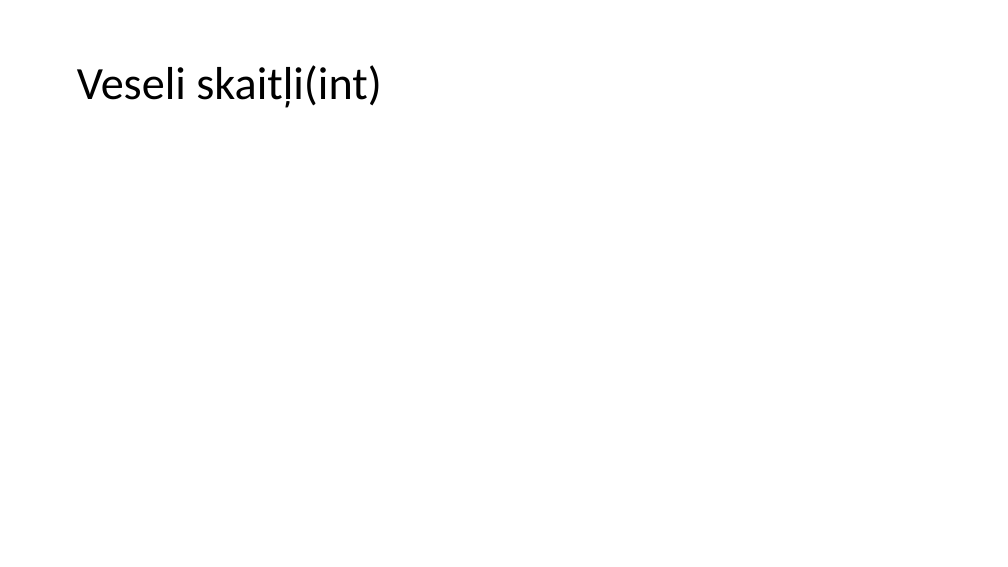
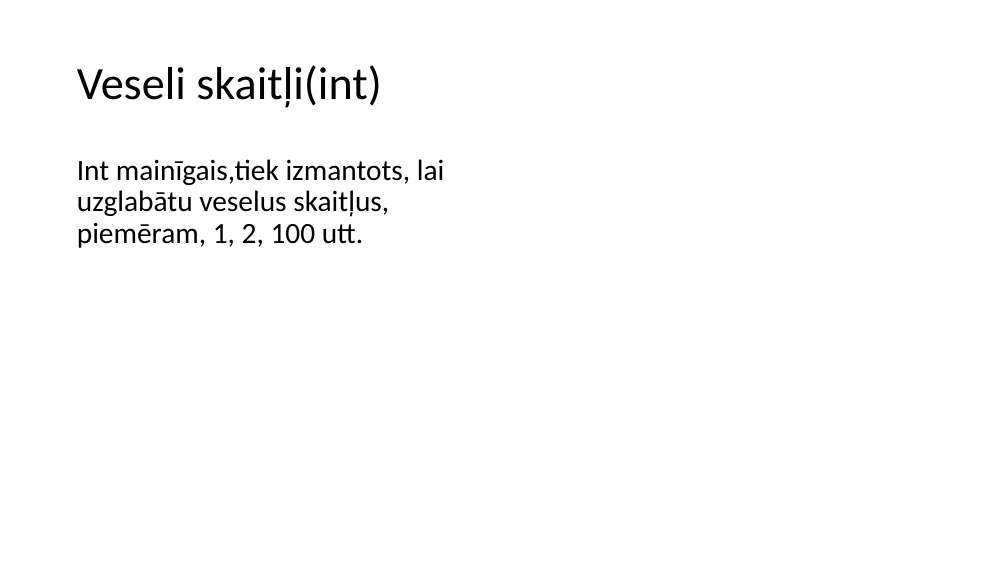
Before and after one commit to TBumerts/Eksamena_Darbs, a slide deck: slide 2 of Bumerts_InformativaisMaterials.pptx. Drawn at 1008x567 pixels with LibreOffice and Linux fonts; fonts in the diff are those of the drawing. Boxes give left, top, right and bottom in pixels: in the first picture for what was removed or moved away, otherwise in the second. Text is boxed around its words. In the diff, an @@ line names an element or a change of style, - is before the commit and + after.

```diff
--- a/Bumerts_InformativaisMaterials.pptx
+++ b/Bumerts_InformativaisMaterials.pptx
@@ text added at [77, 159, 445, 248], 28 pt, text #000000 @@
+Int mainīgais,tiek izmantots, lai uzglabātu veselus skaitļus, piemēram, 1, 2, 100 utt.
```
Also in this commit, not shown: 4 other slides changed, 1 slide added, 1 slide removed.
